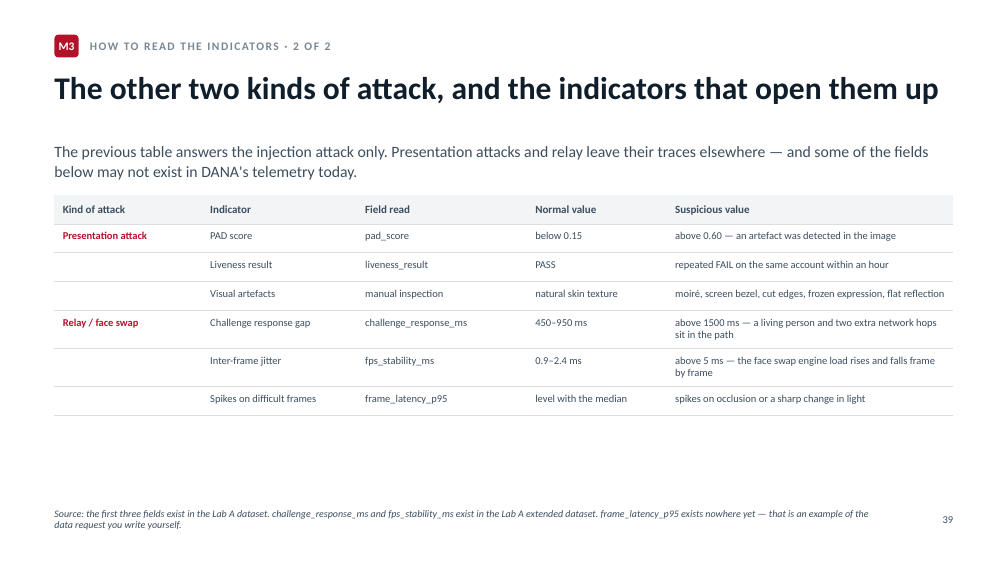
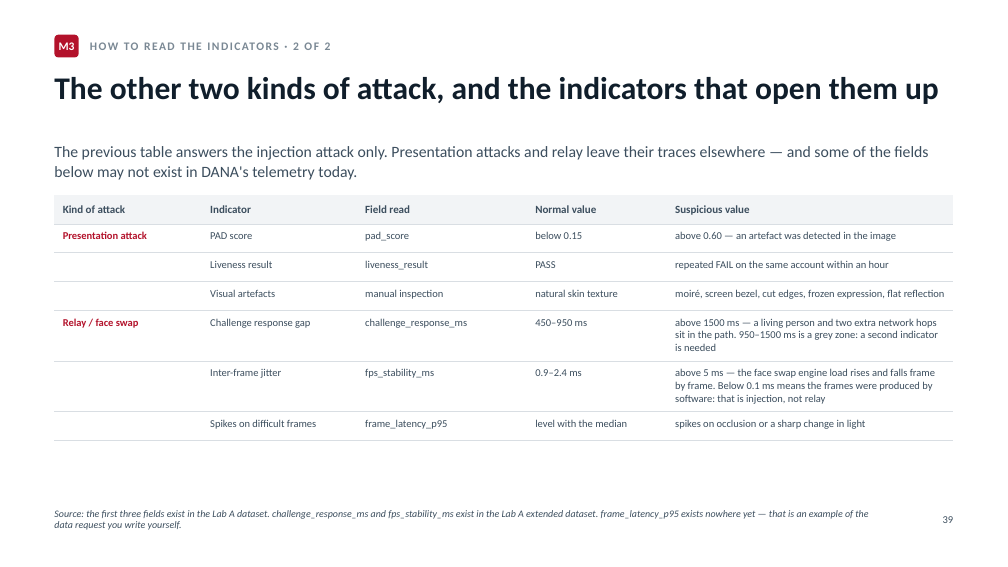
Before and after one commit to bosen/angkot, a slide deck: slide 47 of deck/Deck_Workshop_2Days_EN.pptx. Drawn at 1008x567 pixels with LibreOffice and Linux fonts; fonts in the diff are those of the drawing. Boxes give left, top, right and bottom in pixels: in the first picture for what was removed or moved away, otherwise in the second. Text is boxed around its words. In the diff, an @@ line names an element or a change of style, - is before the commit and + after.

```diff
--- a/deck/Deck_Workshop_2Days_EN.pptx
+++ b/deck/Deck_Workshop_2Days_EN.pptx
@@ table at <box>54,195,954,433</box> @@
-row 5, column 5: above 1500 ms — a living person and two extra network hops sit in the path
+row 5, column 5: above 1500 ms — a living person and two extra network hops sit in the path. 950–1500 ms is a grey zone: a second indicator is needed
-row 6, column 5: above 5 ms — the face swap engine load rises and falls frame by frame
+row 6, column 5: above 5 ms — the face swap engine load rises and falls frame by frame. Below 0.1 ms means the frames were produced by software: that is injection, not relay
```
Also in this commit, not shown: 2 other slides changed, 3 other files.
